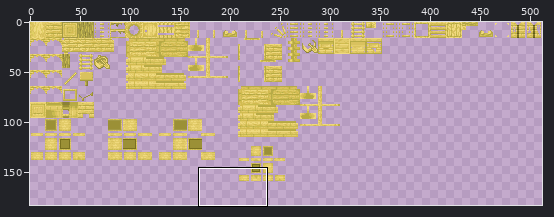
Pixel-art file: src/main/resources/assets/minecraft/palettes/wood/bambooPallete.aseprite. The first picture is a wide view before the edit; the outline marks the close-up.
Close-up. First the earlier version:
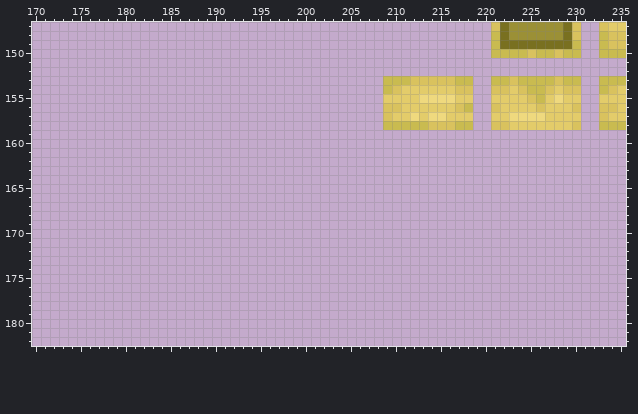
512x512 pixels, 1 frame. Colours within 5 levels of each other are drawn and written as one. Shown: x 170..235, y 147..182. The wide view leaves out empty margins.
The result:
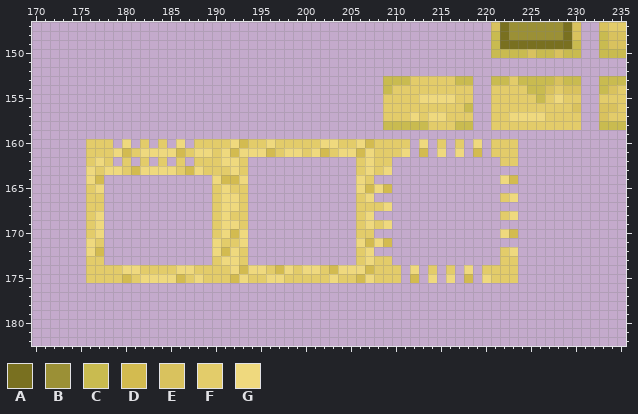
Palette (. is transparent): A #797020  B #9b9036  C #c9bb50  D #d3bb50  E #d9c25e  F #e3cc6a  G #efd97e
What changed:
@@ x 170..235 @@
 152 ..................................................................
-153 .......................................CCCEEEEECC..CCECCCCECC..CCC
-154 .......................................CEFFFFFFEE..EEFECCEFEE..CEF
-155 .......................................FFFFGGGGFF..FFFFECFGFF..FFF
-156 .......................................EEFFFFFFEC..EFFFFEFFFE..EEF
-157 .......................................EFFGFGGFFF..FFGGGGFFFF..EFF
-158 .......................................CCCCCEEECC..EEFFFFFFFE..CCC
+153 .......................................CCCFFFFFCC..CCFCCCCECC..CCC
+154 .......................................CFFFFFFFFF..FFFFCCEFEE..CEF
+155 .......................................FFFFGGGGFF..FFFFFCFGFF..FFF
+156 .......................................FFFFFFFFFC..FFFFFFFFFE..EEF
+157 .......................................FFFGFGGFFF..FFGGGGFFFF..EFF
+158 .......................................CCCCCFFFCC..FFFFFFFFFF..CCC
 159 ..................................................................
-160 ..................................................................
-161 ..................................................................
-162 ..................................................................
-163 ..................................................................
-164 ..................................................................
-165 ..................................................................
-166 ..................................................................
-167 ..................................................................
-168 ..................................................................
-169 ..................................................................
-170 ..................................................................
-171 ..................................................................
-172 ..................................................................
-173 ..................................................................
-174 ..................................................................
-175 ..................................................................
+160 ......FFF.G.F.F.G.FFFFGDFFGFFFFFGGFFGDFFFF.G.F.F.G.FFF............
+161 ......FFFGDFGGGGDFGGFGDGGGDFGGFGDFGGDGFFFG.D.G.G.D.FFF............
+162 ......FGF.F.F.F.F.FFFGGF............FGFF............FF............
+163 ......GFGGFDGGGGFDGFFFGF............FGFG..........................
+164 ......GD............GDDG............GF..............GD............
+165 ......FG............FGFF............GDGD..........................
+166 ......FF............FGGF............FG..............FG............
+167 ......FF............FGGF............FFFG..........................
+168 ......FG............FGFF............FG..............FG............
+169 ......FG............FGGF............FGFG..........................
+170 ......FG............FGDG............FF..............GD............
+171 ......GF............GFFG............GDGD..........................
+172 ......GD............GDGF............FG..............FG............
+173 ......FF............FGGF............FGFF............FF............
+174 ......FFFFGGFFFFGGFFFFGDGGFDGFGGFDGGGDFFF.G.F.F.G.FFFF............
+175 ......FFFFDFGGGGDFGFFFDGFFGGFFFFFGFFDGFFF.D.G.G.D.GFFF............
 176 ..................................................................
Where, in picture pixels (left, top, right, bottom), the same in both close-ups:
changed: (86, 76, 545, 283)
changed: (572, 121, 581, 130)
